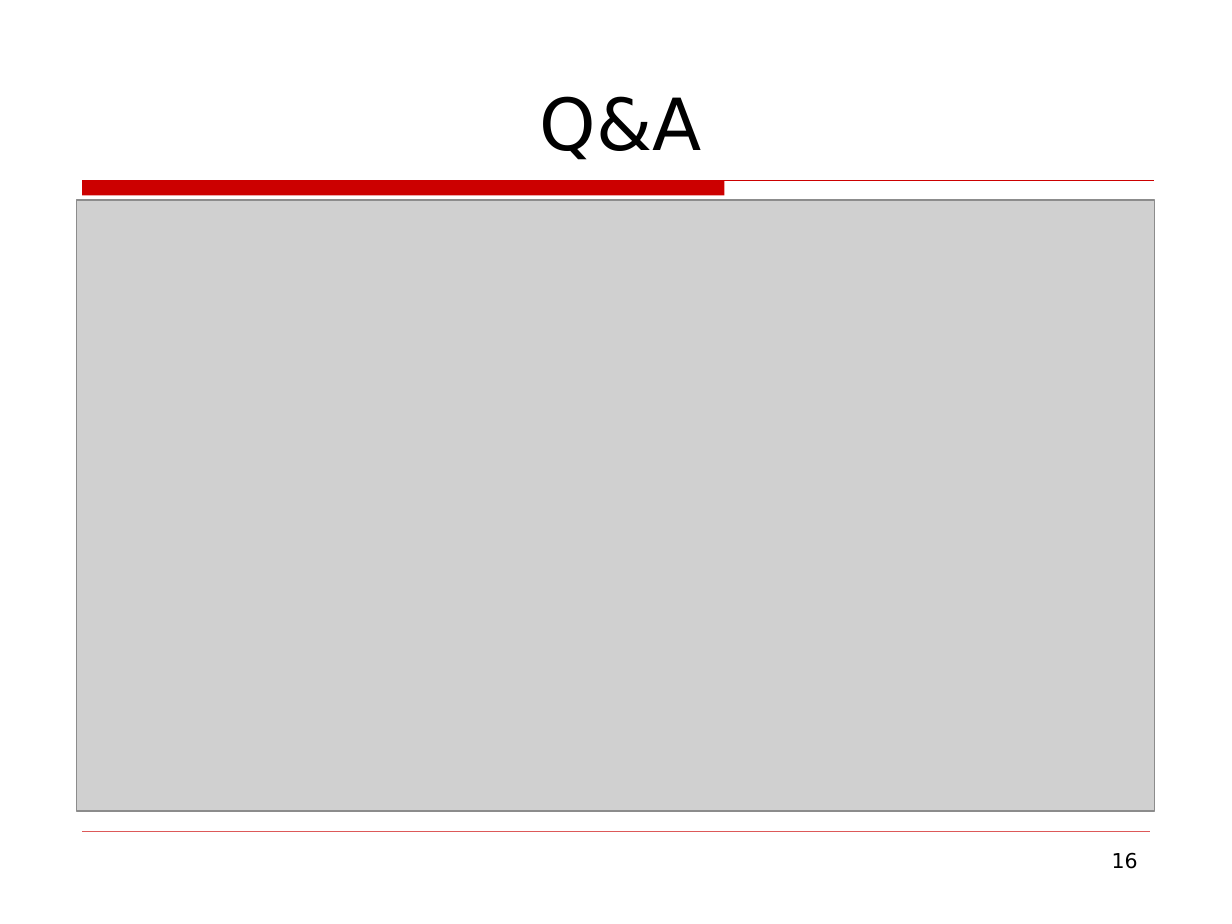
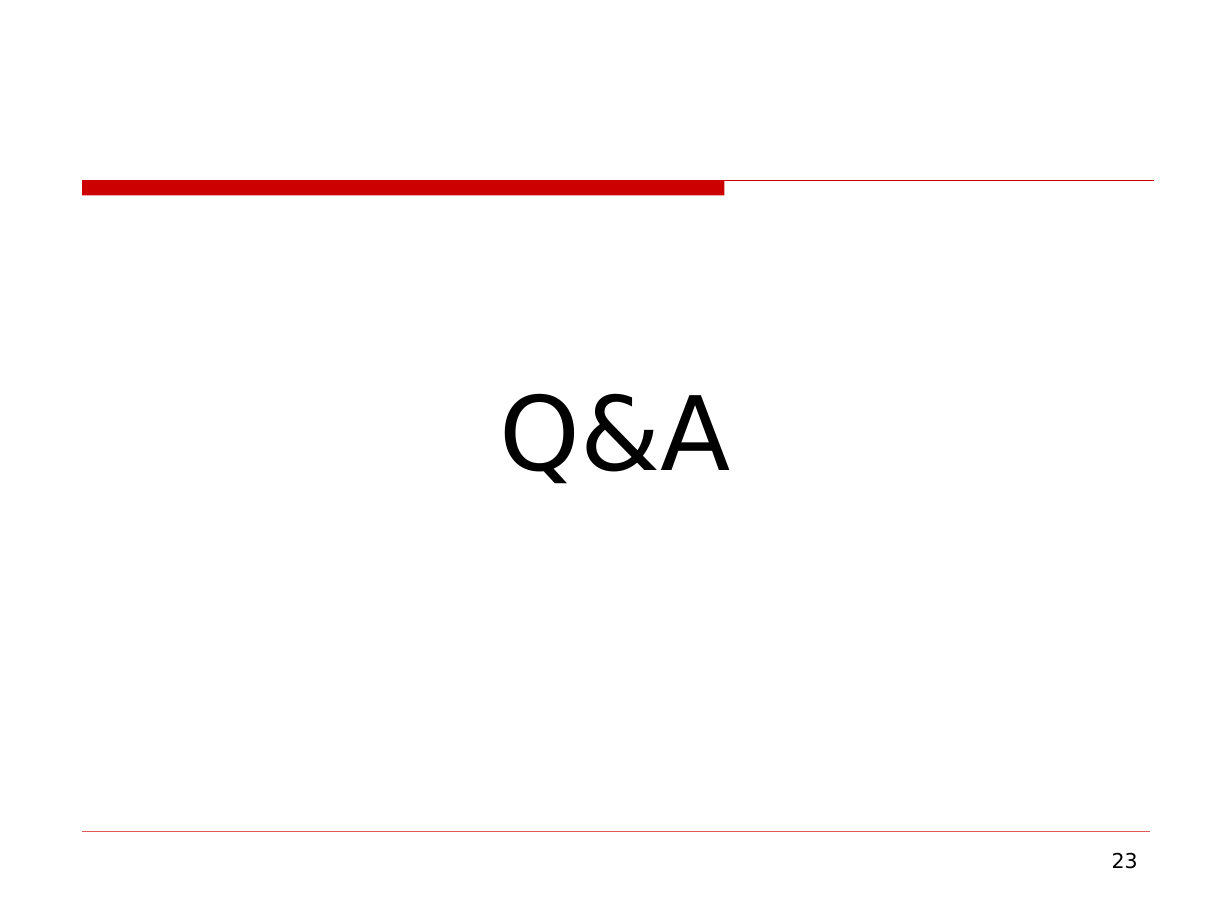
Before and after one commit to zym1010/photo_tourism_ZJU, a slide deck: slide 23 of ppt/基于相似图像及矩阵分解的景物浏览系统结题.ppt (slide 16 before the commit). Drawn at 1232x924 pixels with LibreOffice and Linux fonts; fonts in the diff are those of the drawing; grey boxes stand for pictures. Boxes give left, top, right and bottom in pixels: in the first picture for what was removed or moved away, otherwise in the second. Text is boxed around its words. In the diff, an @@ line names an element or a change of style, - is before the commit and + after.

```diff
--- a/ppt/基于相似图像及矩阵分解的景物浏览系统结题.ppt
+++ b/ppt/基于相似图像及矩阵分解的景物浏览系统结题.ppt
@@ text "Q&A": place and size @@
-text "Q&A" at (540, 96, 702, 160)
+text "Q&A" at (500, 393, 731, 484)
@@ text "Q&A" at (500, 393, 731, 484): size 42 to 60 pt; more space between paragraphs; vertical alignment bottom to top @@
@@ picture removed at (76, 200, 1154, 811) @@
@@ page number at (1112, 852, 1138, 869): text changed @@
-16
+23
```
Also in this commit, not shown: 9 other slides changed, 9 slides added, 2 slides removed.
